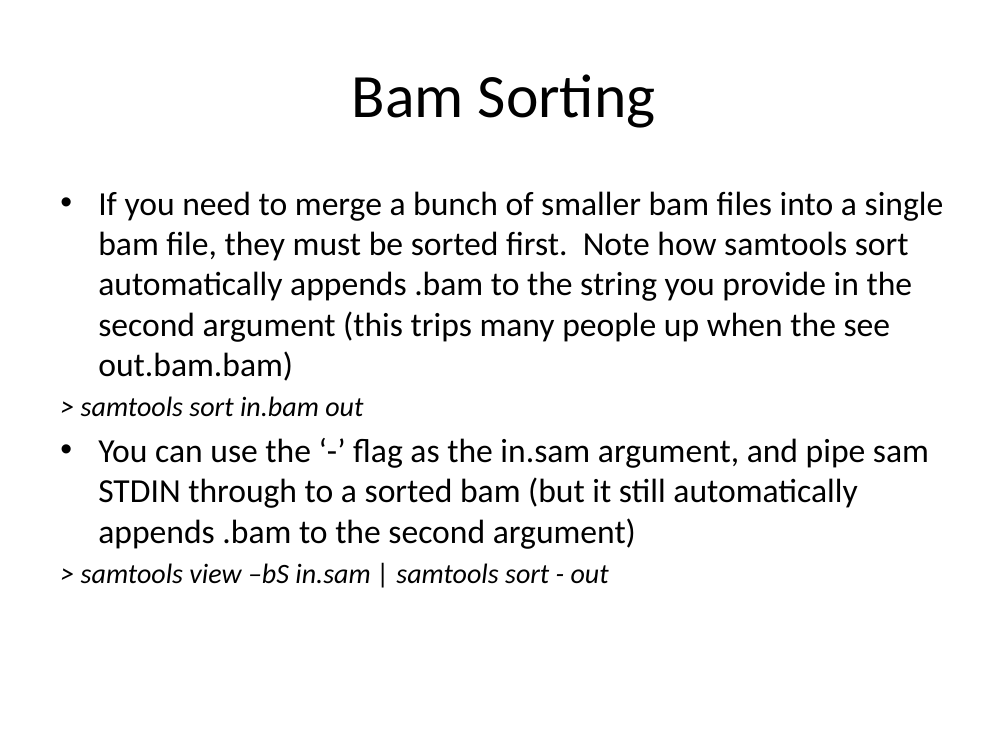
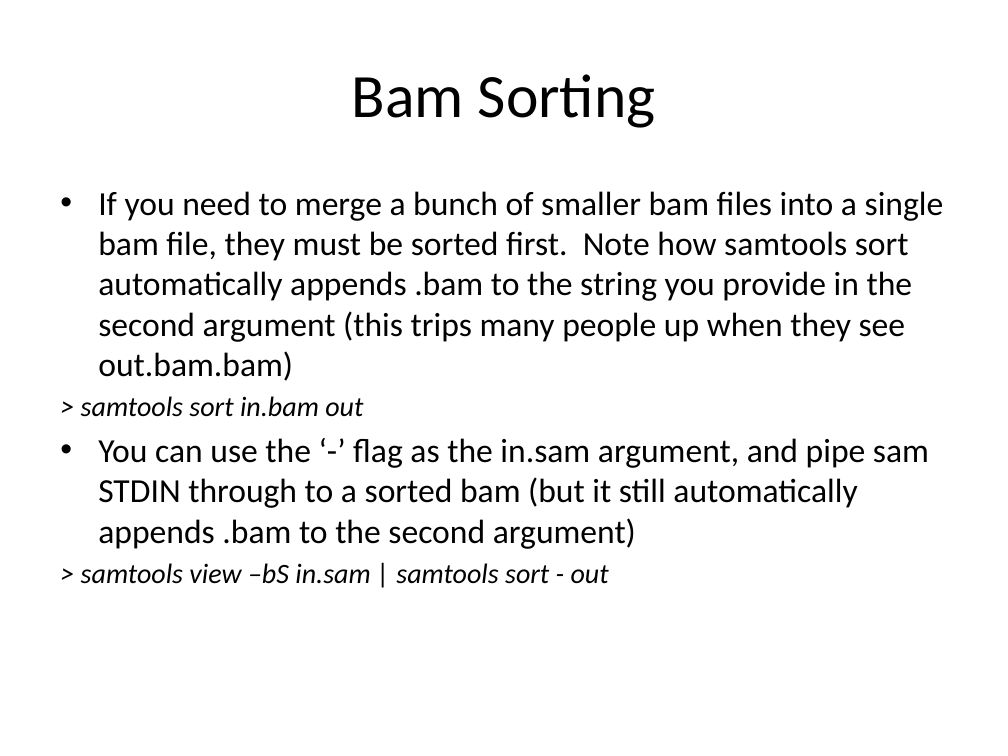
Before and after one commit to naturalis/arangs, a slide deck: slide 9 of doc/slides/day1/session4/introBwaSamtools.pptx. Drawn at 1008x756 pixels with LibreOffice and Linux fonts; fonts in the diff are those of the drawing. Boxes give left, top, right and bottom in pixels: in the first picture for what was removed or moved away, otherwise in the second. Text is boxed around its words. In the diff, an @@ line names an element or a change of style, - is before the commit and + after.

```diff
--- a/doc/slides/day1/session4/introBwaSamtools.pptx
+++ b/doc/slides/day1/session4/introBwaSamtools.pptx
@@ text at box(98, 191, 944, 381): text changed @@
-• If you need to merge a bunch of smaller bam files into a single bam file, they must be sorted first. Note how samtools sort automatically appends .bam to the string you provide in the second argument (this trips many people up when the see out.bam.bam)
+• If you need to merge a bunch of smaller bam files into a single bam file, they must be sorted first. Note how samtools sort automatically appends .bam to the string you provide in the second argument (this trips many people up when they see out.bam.bam)
```
Also in this commit, not shown: 1 slide added, 2 slides removed.
